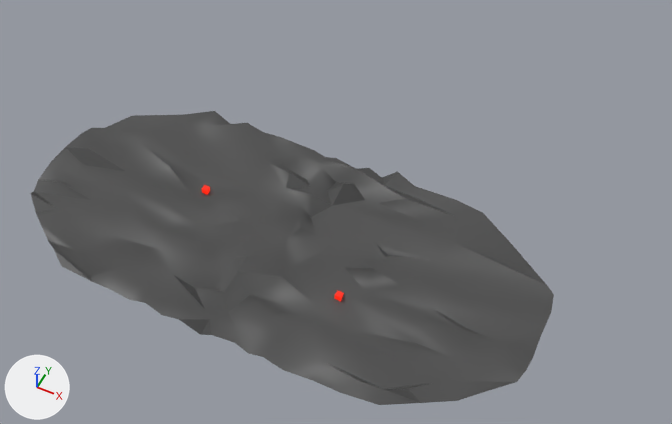
A saved change to the glTF model public/grid6.glb.
Before and after are seen from a 50 mm camera at (25.1, -39.3, 55.7) aimed at (1.5, 8.0, -3.5). Lighting does not change. The marker at lower left points along +X, +Y and +Z. Where no turn or scale is listed for an object, it has been applied to the vertices.
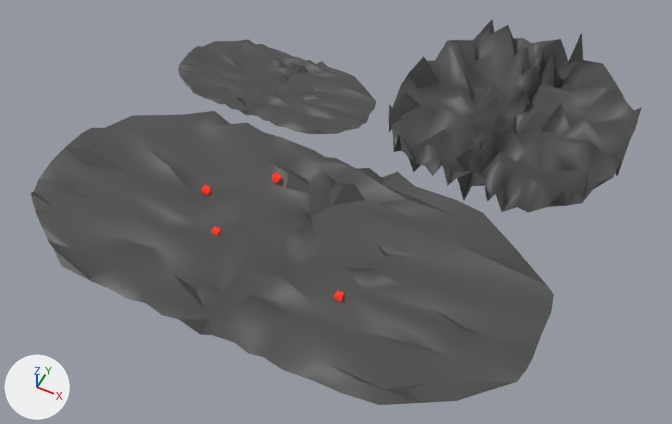
Pixel boxes (x1, y1, x2, y2) of what changed, in the pictures (672 x 424 px):
'Plane.001', added: after (389, 20, 642, 213)
'Plane.002', added: after (178, 39, 376, 134)
'Cube.002', added: after (272, 173, 280, 182)
'Cube.003', added: after (211, 226, 220, 235)

The edits, one by one:
Mesh me_plane_003 is new.
It has 202 vertices, 343 faces and spans x -9.5..9.5, y -4.5..4.5, z -0.4..0.4.
It uses material mat_material_003 (dark grey #4b4b4b).
Mesh me_plane_002 is new.
It has 202 vertices, 343 faces and spans x -10.3..10.3, y -10.0..10.0, z -2.8..2.9.
It uses material mat_material_003 (dark grey #4b4b4b).
Object 'Plane.002' (ob_plane_002) is new; it shows me_plane_003.
Its location is (-9.08, 16.67, 0.0).
Object 'Plane.001' (ob_plane_001) is new; it shows me_plane_002.
Its location is (11.55, 22.83, 0.0).
Object 'Cube.003' (ob_cube_003) is new; it shows a copy of the mesh of ob_cube_001.
Its location is (-4.68, -0.77, -0.04).
Object 'Cube.002' (ob_cube_002) is new; it shows a copy of the mesh of ob_cube_001.
Its location is (-2.99, 5.98, 0.6).
